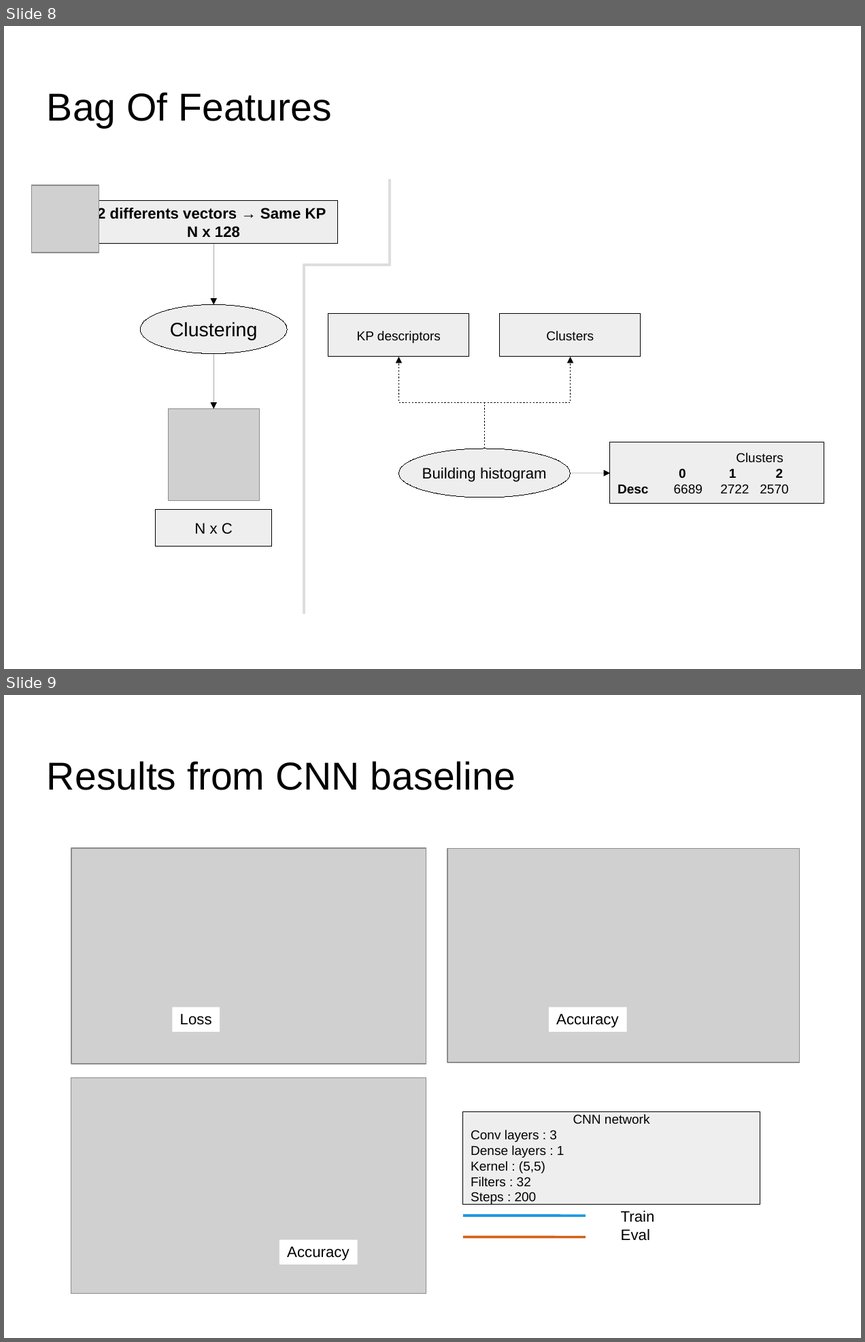
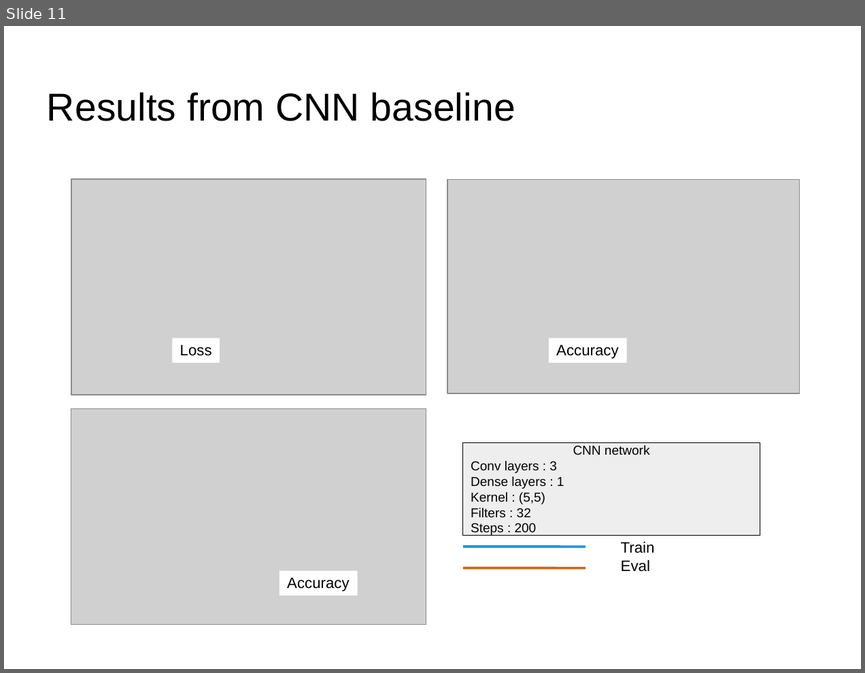
Before and after one commit to dataforcast/OC_Datascientist, a slide deck: P8/report/Openclassrooms_ParcoursDatascientist_P8-V1.odp. Shown one above the other, each under a label of ours: slides 8 and 9 before the commit, slide 11 after it. The pictures are 865x1342 and 865x673 pixels, drawn with LibreOffice and Linux fonts; fonts in the diff are those of the drawing; grey boxes stand for pictures; background and template pictures are left out. Boxes give left, top, right and bottom in pixels: in the first picture for what was removed or moved away, otherwise in the second. Text is boxed around its words. In the diff, an @@ line names an element or a change of style, - is before the commit and + after.

```diff
--- a/P8/report/Openclassrooms_ParcoursDatascientist_P8-V1.odp
+++ b/P8/report/Openclassrooms_ParcoursDatascientist_P8-V1.odp
@@ slide 8 removed at (4,26,861,669), background picture (left out) @@
@@ title removed at (47,92,331,128) @@
-Bag Of Features
@@ picture removed at (31,185,99,253) @@
@@ freeform shape removed at (304,179,390,614) @@
@@ rectangle removed at (90,200,338,243) @@
-2 differents vectors → Same KP
-N x 128
@@ arrow removed from (214, 244) to (214, 304) @@
@@ ellipse removed at (140,304,287,353) @@
-Clustering
@@ rectangle removed at (328,314,469,356) @@
-KP descriptors
@@ rectangle removed at (500,314,640,356) @@
-Clusters
@@ arrow removed from (214, 353) to (214, 409) @@
@@ elbow arrow removed from (485, 448) to (399, 356) @@
@@ elbow arrow removed from (485, 448) to (570, 356) @@
@@ picture removed at (168,409,259,500) @@
@@ ellipse removed at (399,448,570,497) @@
-Building histogram
@@ rectangle removed at (611,442,825,503) @@
-Clusters
-0 1 2
-Desc 6689 2722 2570
@@ arrow removed from (570, 473) to (611, 473) @@
@@ rectangle removed at (156,509,272,546) @@
-N x C
@@ what was slide 9 is now slide 11 @@
```
Also in this commit, not shown: 1 slide changed, 4 slides added, 1 other slide removed, 7 other files.
